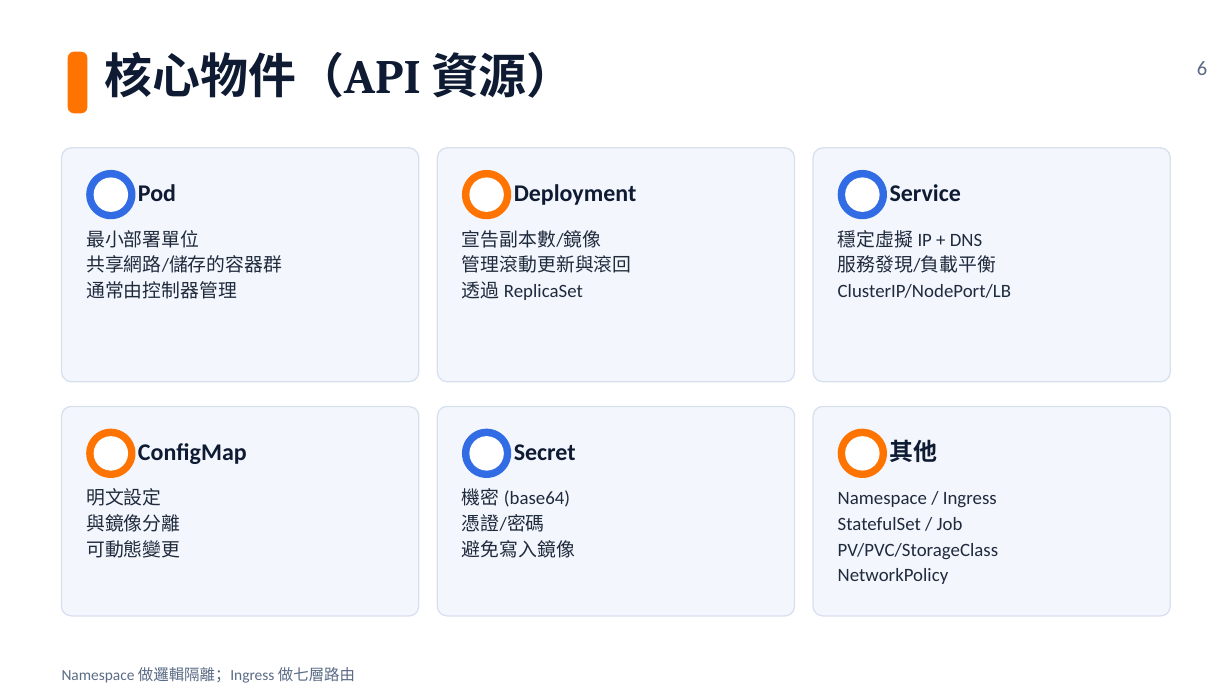
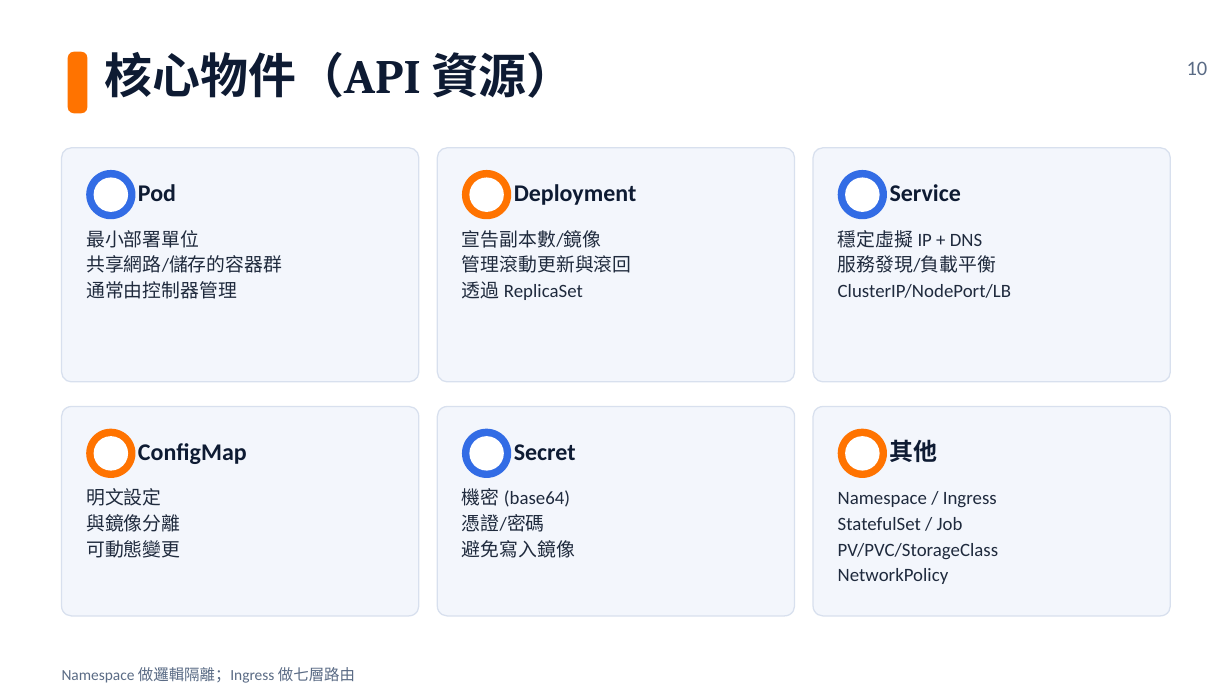
Before and after one commit to subirdkimo/k8s-course, a slide deck: slide 10 of 01-class-slides/class-02-k8s-core.pptx (slide 6 before the commit). Drawn at 1232x693 pixels with LibreOffice and Linux fonts; fonts in the diff are those of the drawing. Boxes give left, top, right and bottom in pixels: in the first picture for what was removed or moved away, otherwise in the second. Text is boxed around its words. In the diff, an @@ line names an element or a change of style, - is before the commit and + after.

```diff
--- a/01-class-slides/class-02-k8s-core.pptx
+++ b/01-class-slides/class-02-k8s-core.pptx
@@ text at <box>1187,61,1208,75</box>: text changed @@
-6
+10
```
Also in this commit, not shown: 8 other slides changed, 6 slides added, 7 other files.
